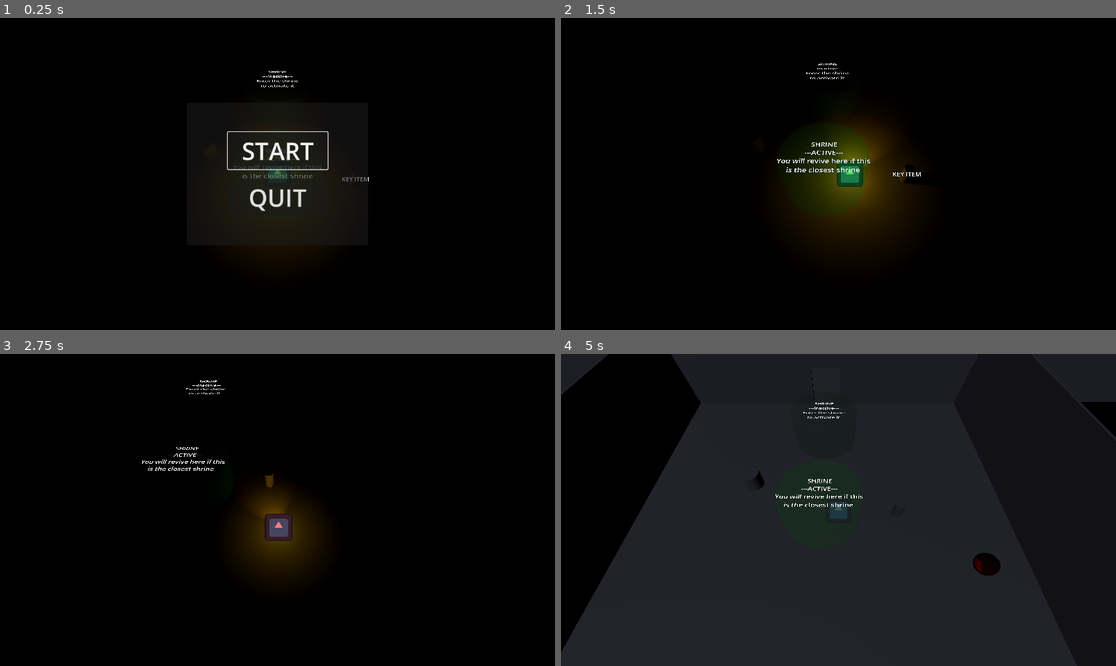
Above: before the commit, frames 1-4 (two rows, left to right).
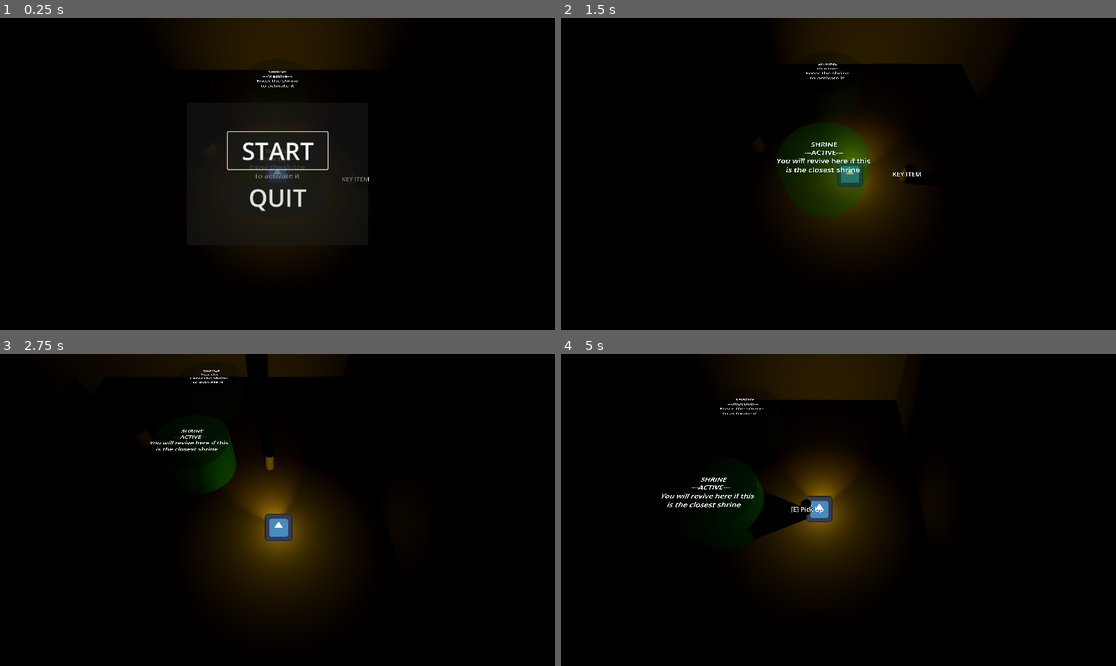
Above: after the commit, the same moments.

Repository: Rusty-Rat-Studios/dead-living-and-dying
Game: Godot game, scene res://game.tscn
Same seed, same stepped clock (60 frames per second), same inputs: the game is played once before the commit and once after it. The engine's default icon, where the game draws it, is replaced by a stand-in: a white triangle on a blue panel in a dark square.
Inputs (mouse positions are in pixels of both pictures, inside the frame that each line leads up to):
- Up to frame 1 (0.25 s): no input
- Up to frame 2 (1.5 s): click "START" at 0.5 s; tap Enter at 1.25 s; move the mouse to (960, 158) at 1.27 s; hold Right (ui_right) from 1.28 s (still down); tap E (interact) at 1.35 s
- Up to frame 3 (2.75 s): tap Keypad Enter (ui_accept) at 1.52, 2.27 s; move the mouse to (166, 525) at 2.02 s; release Right (ui_right) at 2.03 s; hold Down (ui_down) from 2.03 s (still down); tap Tab at 2.1 s
- Up to frame 4 (5 s): move the mouse to (894, 441) at 2.77 s; release Down (ui_down) at 2.78 s; hold Right (ui_right) 2.78-3.53 s; tap E (interact) at 2.85, 4.35 s; move the mouse to (810, 572) at 3.52 s; hold Up (ui_up) 3.53-4.28 s; tap Tab at 3.6 s; tap Keypad Enter (ui_accept) at 3.77, 4.52 s; move the mouse to (1005, 556) at 4.27 s; hold Left (ui_left) from 4.28 s (still down)

The runs differ from the first frame. In frame 1, 4.7% of the frame differs, in the area x 36-64%, y 0-52%; in frame 2, 4.1%; in frame 3, 5.4%; in frame 4, 69%, in the area x 0-100%, y 0-100%.
Error after the commit: Invalid assignment of property or key 'default' with value of type 'bool' on a base object of type 'null instance'. (res://game.gd:20)

Commit message:
Rename node World to WorldGrid

Diff:
--- a/game.gd
+++ b/game.gd
@@ -67,7 +67,7 @@
 			player.light_omni.visible = true
 			player.light_spot.visible = true
 			light_directional.visible = false
-			$World/RoomCenter/Hurtbox/Label3D.text = "HURTBOX\n\nCome here to\nget hurt ;_ ;"
+			$WorldGrid/RoomCenter/Hurtbox/Label3D.text = "HURTBOX\n\nCome here to\nget hurt ;_ ;"
 		"Dying":
 			player.light_omni.visible = true
 			player.light_spot.visible = true
@@ -76,7 +76,7 @@
 			player.light_omni.visible = false
 			player.light_spot.visible = false
 			light_directional.visible = true
-			$World/RoomCenter/Hurtbox/Label3D.text = "HURTBOX\n\nDon't worry little ghost,\n\nHurtbox can't hurt you."
+			$WorldGrid/RoomCenter/Hurtbox/Label3D.text = "HURTBOX\n\nDon't worry little ghost,\n\nHurtbox can't hurt you."
 
 	# TEMPORARY
 	update_ghost_visibility(state_name)
@@ -84,7 +84,7 @@
 
 # TEMPORARY function to update ghost visibility based on player state
 func update_ghost_visibility(state_name: String) -> void:
-	var ghost: Ghost = get_node("World/RoomCenter/GhostCenter")
+	var ghost: Ghost = get_node("WorldGrid/RoomCenter/GhostCenter")
 	var ghost_mesh_instance: MeshInstance3D = ghost.get_node("MeshInstance3D")
 	var ghost_mesh: CapsuleMesh = ghost_mesh_instance.mesh
 	var material: Material = ghost_mesh.material
--- a/game.tscn
+++ b/game.tscn
@@ -68,69 +68,69 @@
 state_living = NodePath("../Living")
 state_dying = NodePath(".")
 
-[node name="World" type="Node3D" parent="."]
-
-[node name="RoomBottom" type="Node3D" parent="World"]
-script = ExtResource("10_uwref")
-
-[node name="Floor" parent="World/RoomBottom" instance=ExtResource("10_44xgk")]
-
-[node name="WallWithDoor" parent="World/RoomBottom" instance=ExtResource("11_odxui")]
-transform = Transform3D(1, 0, 0, 0, 1, 0, 0, 0, 1, 0, 0, -9.95)
-
-[node name="WallWithoutDoor" parent="World/RoomBottom" instance=ExtResource("12_5tnol")]
-transform = Transform3D(1, 0, 0, 0, 1, 0, 0, 0, 1, 0, 0, 9.95)
-
-[node name="WallWithoutDoor2" parent="World/RoomBottom" instance=ExtResource("12_5tnol")]
-transform = Transform3D(-4.37114e-08, 0, 1, 0, 1, 0, -1, 0, -4.37114e-08, -9.95, 0, 0)
-
-[node name="WallWithoutDoor3" parent="World/RoomBottom" instance=ExtResource("12_5tnol")]
-transform = Transform3D(-4.37114e-08, 0, 1, 0, 1, 0, -1, 0, -4.37114e-08, 9.95, 0, 0)
-
-[node name="Shrine" parent="World/RoomBottom" instance=ExtResource("11_6msjq")]
-
-[node name="Shrine2" parent="World/RoomBottom" instance=ExtResource("11_6msjq")]
+[node name="WorldGrid" type="Node3D" parent="."]
+
+[node name="RoomBottom" type="Node3D" parent="WorldGrid"]
+script = ExtResource("10_uwref")
+
+[node name="Floor" parent="WorldGrid/RoomBottom" instance=ExtResource("10_44xgk")]
+
+[node name="WallWithDoor" parent="WorldGrid/RoomBottom" instance=ExtResource("11_odxui")]
+transform = Transform3D(1, 0, 0, 0, 1, 0, 0, 0, 1, 0, 0, -9.95)
+
+[node name="WallWithoutDoor" parent="WorldGrid/RoomBottom" instance=ExtResource("12_5tnol")]
+transform = Transform3D(1, 0, 0, 0, 1, 0, 0, 0, 1, 0, 0, 9.95)
+
+[node name="WallWithoutDoor2" parent="WorldGrid/RoomBottom" instance=ExtResource("12_5tnol")]
+transform = Transform3D(-4.37114e-08, 0, 1, 0, 1, 0, -1, 0, -4.37114e-08, -9.95, 0, 0)
+
+[node name="WallWithoutDoor3" parent="WorldGrid/RoomBottom" instance=ExtResource("12_5tnol")]
+transform = Transform3D(-4.37114e-08, 0, 1, 0, 1, 0, -1, 0, -4.37114e-08, 9.95, 0, 0)
+
+[node name="Shrine" parent="WorldGrid/RoomBottom" instance=ExtResource("11_6msjq")]
+
+[node name="Shrine2" parent="WorldGrid/RoomBottom" instance=ExtResource("11_6msjq")]
 transform = Transform3D(1, 0, 0, 0, 1, 0, 0, 0, 1, 0, 1, -6)
 
-[node name="KeyItem" parent="World/RoomBottom" instance=ExtResource("12_tee81")]
+[node name="KeyItem" parent="WorldGrid/RoomBottom" instance=ExtResource("12_tee81")]
 transform = Transform3D(1, 0, 0, 0, 1, 0, 0, 0, 1, 4, 0.5, 0)
 
-[node name="Item" parent="World/RoomBottom" instance=ExtResource("13_7hjh7")]
+[node name="Item" parent="WorldGrid/RoomBottom" instance=ExtResource("13_7hjh7")]
 transform = Transform3D(1, 0, 0, 0, 1, 0, 0, 0, 1, -4, 0.5, -2)
 
-[node name="RoomCenter" type="Node3D" parent="World"]
+[node name="RoomCenter" type="Node3D" parent="WorldGrid"]
 transform = Transform3D(1, 0, 0, 0, 1, 0, 0, 0, 1, 0, 0, -20)
 script = ExtResource("10_uwref")
 
-[node name="Floor" parent="World/RoomCenter" instance=ExtResource("10_44xgk")]
-
-[node name="WallWithDoor" parent="World/RoomCenter" instance=ExtResource("11_odxui")]
-transform = Transform3D(1, 0, 0, 0, 1, 0, 0, 0, 1, 0, 0, -9.95)
-
-[node name="WallWithDoor2" parent="World/RoomCenter" instance=ExtResource("11_odxui")]
-transform = Transform3D(1, 0, 0, 0, 1, 0, 0, 0, 1, 0, 0, 9.95)
-
-[node name="WallWithDoor3" parent="World/RoomCenter" instance=ExtResource("11_odxui")]
-transform = Transform3D(-4.37114e-08, 0, 1, 0, 1, 0, -1, 0, -4.37114e-08, -9.95, 0, 0)
-
-[node name="WallWithDoor4" parent="World/RoomCenter" instance=ExtResource("11_odxui")]
-transform = Transform3D(-4.37114e-08, 0, 1, 0, 1, 0, -1, 0, -4.37114e-08, 9.95, 0, 0)
-
-[node name="GhostCenter" parent="World/RoomCenter" instance=ExtResource("9_t4a6d")]
+[node name="Floor" parent="WorldGrid/RoomCenter" instance=ExtResource("10_44xgk")]
+
+[node name="WallWithDoor" parent="WorldGrid/RoomCenter" instance=ExtResource("11_odxui")]
+transform = Transform3D(1, 0, 0, 0, 1, 0, 0, 0, 1, 0, 0, -9.95)
+
+[node name="WallWithDoor2" parent="WorldGrid/RoomCenter" instance=ExtResource("11_odxui")]
+transform = Transform3D(1, 0, 0, 0, 1, 0, 0, 0, 1, 0, 0, 9.95)
+
+[node name="WallWithDoor3" parent="WorldGrid/RoomCenter" instance=ExtResource("11_odxui")]
+transform = Transform3D(-4.37114e-08, 0, 1, 0, 1, 0, -1, 0, -4.37114e-08, -9.95, 0, 0)
+
+[node name="WallWithDoor4" parent="WorldGrid/RoomCenter" instance=ExtResource("11_odxui")]
+transform = Transform3D(-4.37114e-08, 0, 1, 0, 1, 0, -1, 0, -4.37114e-08, 9.95, 0, 0)
+
+[node name="GhostCenter" parent="WorldGrid/RoomCenter" instance=ExtResource("9_t4a6d")]
 transform = Transform3D(1, 0, 0, 0, 1, 0, 0, 0, 1, 0, 1, 0)
 
-[node name="Hurtbox" type="Area3D" parent="World/RoomCenter"]
+[node name="Hurtbox" type="Area3D" parent="WorldGrid/RoomCenter"]
 collision_layer = 4
 collision_mask = 0
 monitoring = false
 
-[node name="CollisionShape3D" type="CollisionShape3D" parent="World/RoomCenter/Hurtbox"]
+[node name="CollisionShape3D" type="CollisionShape3D" parent="WorldGrid/RoomCenter/Hurtbox"]
 shape = SubResource("CylinderShape3D_eitr8")
 
-[node name="MeshInstance3D" type="MeshInstance3D" parent="World/RoomCenter/Hurtbox"]
+[node name="MeshInstance3D" type="MeshInstance3D" parent="WorldGrid/RoomCenter/Hurtbox"]
 mesh = SubResource("CylinderMesh_ml2oq")
 
-[node name="Label3D" type="Label3D" parent="World/RoomCenter/Hurtbox"]
+[node name="Label3D" type="Label3D" parent="WorldGrid/RoomCenter/Hurtbox"]
 transform = Transform3D(1, 0, 0, 0, -4.37114e-08, 1, 0, -1, -4.37114e-08, 0, 1, 0)
 text = "HURTBOX (Physical)
 
@@ -138,118 +138,118 @@
 get hurt ;_ ;"
 font_size = 64
 
-[node name="Possessable" parent="World/RoomCenter" instance=ExtResource("13_66ase")]
+[node name="Possessable" parent="WorldGrid/RoomCenter" instance=ExtResource("13_66ase")]
 transform = Transform3D(1, 0, 0, 0, 1, 0, 0, 0, 1, 7, 0.25, 0)
 
-[node name="Item2" parent="World/RoomCenter" instance=ExtResource("13_7hjh7")]
+[node name="Item2" parent="WorldGrid/RoomCenter" instance=ExtResource("13_7hjh7")]
 transform = Transform3D(1, 0, 0, 0, 1, 0, 0, 0, 1, -3, 0.5, 4)
 
-[node name="RoomLeft" type="Node3D" parent="World"]
+[node name="RoomLeft" type="Node3D" parent="WorldGrid"]
 transform = Transform3D(1, 0, 0, 0, 1, 0, 0, 0, 1, -20, 0, -20)
 script = ExtResource("10_uwref")
 
-[node name="Floor" parent="World/RoomLeft" instance=ExtResource("10_44xgk")]
-
-[node name="WallWithDoor" parent="World/RoomLeft" instance=ExtResource("11_odxui")]
-transform = Transform3D(-4.37114e-08, 0, 1, 0, 1, 0, -1, 0, -4.37114e-08, 9.95, 0, 0)
-
-[node name="WallWithoutDoor" parent="World/RoomLeft" instance=ExtResource("12_5tnol")]
-transform = Transform3D(1, 0, 0, 0, 1, 0, 0, 0, 1, 0, 0, -9.95)
-
-[node name="WallWithoutDoor2" parent="World/RoomLeft" instance=ExtResource("12_5tnol")]
-transform = Transform3D(1, 0, 0, 0, 1, 0, 0, 0, 1, 0, 0, 9.95)
-
-[node name="WallWithoutDoor3" parent="World/RoomLeft" instance=ExtResource("12_5tnol")]
-transform = Transform3D(-4.37114e-08, 0, 1, 0, 1, 0, -1, 0, -4.37114e-08, -9.95, 0, 0)
-
-[node name="GhostLeft1" parent="World/RoomLeft" instance=ExtResource("9_t4a6d")]
+[node name="Floor" parent="WorldGrid/RoomLeft" instance=ExtResource("10_44xgk")]
+
+[node name="WallWithDoor" parent="WorldGrid/RoomLeft" instance=ExtResource("11_odxui")]
+transform = Transform3D(-4.37114e-08, 0, 1, 0, 1, 0, -1, 0, -4.37114e-08, 9.95, 0, 0)
+
+[node name="WallWithoutDoor" parent="WorldGrid/RoomLeft" instance=ExtResource("12_5tnol")]
+transform = Transform3D(1, 0, 0, 0, 1, 0, 0, 0, 1, 0, 0, -9.95)
+
+[node name="WallWithoutDoor2" parent="WorldGrid/RoomLeft" instance=ExtResource("12_5tnol")]
+transform = Transform3D(1, 0, 0, 0, 1, 0, 0, 0, 1, 0, 0, 9.95)
+
+[node name="WallWithoutDoor3" parent="WorldGrid/RoomLeft" instance=ExtResource("12_5tnol")]
+transform = Transform3D(-4.37114e-08, 0, 1, 0, 1, 0, -1, 0, -4.37114e-08, -9.95, 0, 0)
+
+[node name="GhostLeft1" parent="WorldGrid/RoomLeft" instance=ExtResource("9_t4a6d")]
 transform = Transform3D(1, 0, 0, 0, 1, 0, 0, 0, 1, 0, 1, 0)
 
-[node name="GhostLeft2" parent="World/RoomLeft" instance=ExtResource("9_t4a6d")]
+[node name="GhostLeft2" parent="WorldGrid/RoomLeft" instance=ExtResource("9_t4a6d")]
 transform = Transform3D(1, 0, 0, 0, 1, 0, 0, 0, 1, 0, 1, -3)
 
-[node name="GhostLeft3" parent="World/RoomLeft" instance=ExtResource("9_t4a6d")]
+[node name="GhostLeft3" parent="WorldGrid/RoomLeft" instance=ExtResource("9_t4a6d")]
 transform = Transform3D(1, 0, 0, 0, 1, 0, 0, 0, 1, 4, 1, 0)
 
-[node name="Possessable" parent="World/RoomLeft" instance=ExtResource("13_66ase")]
+[node name="Possessable" parent="WorldGrid/RoomLeft" instance=ExtResource("13_66ase")]
 transform = Transform3D(1, 0, 0, 0, 1, 0, 0, 0, 1, 3, 0.25, 0)
 
-[node name="Possessable2" parent="World/RoomLeft" instance=ExtResource("13_66ase")]
+[node name="Possessable2" parent="WorldGrid/RoomLeft" instance=ExtResource("13_66ase")]
 transform = Transform3D(1, 0, 0, 0, 1, 0, 0, 0, 1, 1, 0.25, 0)
 
-[node name="Possessable3" parent="World/RoomLeft" instance=ExtResource("13_66ase")]
+[node name="Possessable3" parent="WorldGrid/RoomLeft" instance=ExtResource("13_66ase")]
 transform = Transform3D(1, 0, 0, 0, 1, 0, 0, 0, 1, 1, 0.25, -2)
 
-[node name="Possessable4" parent="World/RoomLeft" instance=ExtResource("13_66ase")]
+[node name="Possessable4" parent="WorldGrid/RoomLeft" instance=ExtResource("13_66ase")]
 transform = Transform3D(1, 0, 0, 0, 1, 0, 0, 0, 1, -2, 0.25, -2)
 
-[node name="Possessable5" parent="World/RoomLeft" instance=ExtResource("13_66ase")]
+[node name="Possessable5" parent="WorldGrid/RoomLeft" instance=ExtResource("13_66ase")]
 transform = Transform3D(1, 0, 0, 0, 1, 0, 0, 0, 1, -2, 0.25, 1)
 
-[node name="Possessable6" parent="World/RoomLeft" instance=ExtResource("13_66ase")]
+[node name="Possessable6" parent="WorldGrid/RoomLeft" instance=ExtResource("13_66ase")]
 transform = Transform3D(1, 0, 0, 0, 1, 0, 0, 0, 1, 5, 0.25, 1)
 
-[node name="Possessable7" parent="World/RoomLeft" instance=ExtResource("13_66ase")]
+[node name="Possessable7" parent="WorldGrid/RoomLeft" instance=ExtResource("13_66ase")]
 transform = Transform3D(1, 0, 0, 0, 1, 0, 0, 0, 1, 5, 0.25, -5)
 
-[node name="Possessable8" parent="World/RoomLeft" instance=ExtResource("13_66ase")]
+[node name="Possessable8" parent="WorldGrid/RoomLeft" instance=ExtResource("13_66ase")]
 transform = Transform3D(1, 0, 0, 0, 1, 0, 0, 0, 1, -4, 0.25, -5)
 
-[node name="Possessable9" parent="World/RoomLeft" instance=ExtResource("13_66ase")]
+[node name="Possessable9" parent="WorldGrid/RoomLeft" instance=ExtResource("13_66ase")]
 transform = Transform3D(1, 0, 0, 0, 1, 0, 0, 0, 1, -7, 0.25, -4)
 
-[node name="Possessable10" parent="World/RoomLeft" instance=ExtResource("13_66ase")]
+[node name="Possessable10" parent="WorldGrid/RoomLeft" instance=ExtResource("13_66ase")]
 transform = Transform3D(1, 0, 0, 0, 1, 0, 0, 0, 1, 2, 0.25, -6)
 
-[node name="Possessable11" parent="World/RoomLeft" instance=ExtResource("13_66ase")]
+[node name="Possessable11" parent="WorldGrid/RoomLeft" instance=ExtResource("13_66ase")]
 transform = Transform3D(1, 0, 0, 0, 1, 0, 0, 0, 1, 2, 0.25, 3)
 
-[node name="Possessable12" parent="World/RoomLeft" instance=ExtResource("13_66ase")]
+[node name="Possessable12" parent="WorldGrid/RoomLeft" instance=ExtResource("13_66ase")]
 transform = Transform3D(1, 0, 0, 0, 1, 0, 0, 0, 1, -1, 0.25, 4)
 
-[node name="Possessable13" parent="World/RoomLeft" instance=ExtResource("13_66ase")]
+[node name="Possessable13" parent="WorldGrid/RoomLeft" instance=ExtResource("13_66ase")]
 transform = Transform3D(1, 0, 0, 0, 1, 0, 0, 0, 1, -5, 0.25, 7)
 
-[node name="Possessable14" parent="World/RoomLeft" instance=ExtResource("13_66ase")]
+[node name="Possessable14" parent="WorldGrid/RoomLeft" instance=ExtResource("13_66ase")]
 transform = Transform3D(1, 0, 0, 0, 1, 0, 0, 0, 1, 1, 0.25, 7)
 
-[node name="Possessable15" parent="World/RoomLeft" instance=ExtResource("13_66ase")]
+[node name="Possessable15" parent="WorldGrid/RoomLeft" instance=ExtResource("13_66ase")]
 transform = Transform3D(1, 0, 0, 0, 1, 0, 0, 0, 1, 7, 0.25, 6)
 
-[node name="Possessable16" parent="World/RoomLeft" instance=ExtResource("13_66ase")]
+[node name="Possessable16" parent="WorldGrid/RoomLeft" instance=ExtResource("13_66ase")]
 transform = Transform3D(1, 0, 0, 0, 1, 0, 0, 0, 1, 4, 0.25, 5)
 
-[node name="Possessable17" parent="World/RoomLeft" instance=ExtResource("13_66ase")]
+[node name="Possessable17" parent="WorldGrid/RoomLeft" instance=ExtResource("13_66ase")]
 transform = Transform3D(1, 0, 0, 0, 1, 0, 0, 0, 1, -6, 0.25, 4)
 
-[node name="RoomRight" type="Node3D" parent="World"]
+[node name="RoomRight" type="Node3D" parent="WorldGrid"]
 transform = Transform3D(1, 0, 0, 0, 1, 0, 0, 0, 1, 20, 0, -20)
 script = ExtResource("10_uwref")
 
-[node name="Floor" parent="World/RoomRight" instance=ExtResource("10_44xgk")]
-
-[node name="WallWithDoor" parent="World/RoomRight" instance=ExtResource("11_odxui")]
-transform = Transform3D(-4.37114e-08, 0, 1, 0, 1, 0, -1, 0, -4.37114e-08, -9.95, 0, 0)
-
-[node name="WallWithoutDoor" parent="World/RoomRight" instance=ExtResource("12_5tnol")]
-transform = Transform3D(1, 0, 0, 0, 1, 0, 0, 0, 1, 0, 0, -9.95)
-
-[node name="WallWithoutDoor2" parent="World/RoomRight" instance=ExtResource("12_5tnol")]
-transform = Transform3D(1, 0, 0, 0, 1, 0, 0, 0, 1, 0, 0, 9.95)
-
-[node name="WallWithoutDoor3" parent="World/RoomRight" instance=ExtResource("12_5tnol")]
-transform = Transform3D(-4.37114e-08, 0, 1, 0, 1, 0, -1, 0, -4.37114e-08, 9.95, 0, 0)
-
-[node name="GhostRight1" parent="World/RoomRight" instance=ExtResource("9_t4a6d")]
+[node name="Floor" parent="WorldGrid/RoomRight" instance=ExtResource("10_44xgk")]
+
+[node name="WallWithDoor" parent="WorldGrid/RoomRight" instance=ExtResource("11_odxui")]
+transform = Transform3D(-4.37114e-08, 0, 1, 0, 1, 0, -1, 0, -4.37114e-08, -9.95, 0, 0)
+
+[node name="WallWithoutDoor" parent="WorldGrid/RoomRight" instance=ExtResource("12_5tnol")]
+transform = Transform3D(1, 0, 0, 0, 1, 0, 0, 0, 1, 0, 0, -9.95)
+
+[node name="WallWithoutDoor2" parent="WorldGrid/RoomRight" instance=ExtResource("12_5tnol")]
+transform = Transform3D(1, 0, 0, 0, 1, 0, 0, 0, 1, 0, 0, 9.95)
+
+[node name="WallWithoutDoor3" parent="WorldGrid/RoomRight" instance=ExtResource("12_5tnol")]
+transform = Transform3D(-4.37114e-08, 0, 1, 0, 1, 0, -1, 0, -4.37114e-08, 9.95, 0, 0)
+
+[node name="GhostRight1" parent="WorldGrid/RoomRight" instance=ExtResource("9_t4a6d")]
 transform = Transform3D(1, 0, 0, 0, 1, 0, 0, 0, 1, 4, 1, 0)
 
-[node name="GhostRight2" parent="World/RoomRight" instance=ExtResource("9_t4a6d")]
+[node name="GhostRight2" parent="WorldGrid/RoomRight" instance=ExtResource("9_t4a6d")]
 transform = Transform3D(1, 0, 0, 0, 1, 0, 0, 0, 1, -3, 1, 2)
 
-[node name="GhostRight3" parent="World/RoomRight" instance=ExtResource("9_t4a6d")]
+[node name="GhostRight3" parent="WorldGrid/RoomRight" instance=ExtResource("9_t4a6d")]
 transform = Transform3D(1, 0, 0, 0, 1, 0, 0, 0, 1, -2, 1, -4)
 
-[node name="Possessable" parent="World/RoomRight" instance=ExtResource("13_66ase")]
+[node name="Possessable" parent="WorldGrid/RoomRight" instance=ExtResource("13_66ase")]
 transform = Transform3D(1, 0, 0, 0, 1, 0, 0, 0, 1, 0, 0.25, 0)
 
 [node name="RoomTop" type="Node3D" parent="World"]
